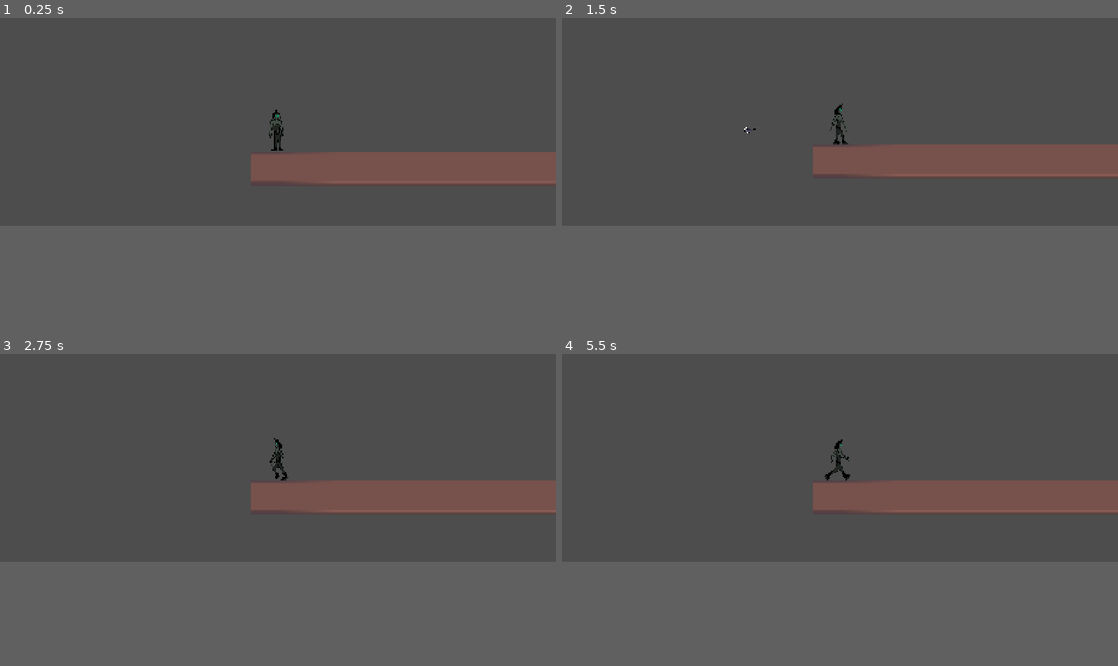
Above: before the commit, frames 1-4 (two rows, left to right).
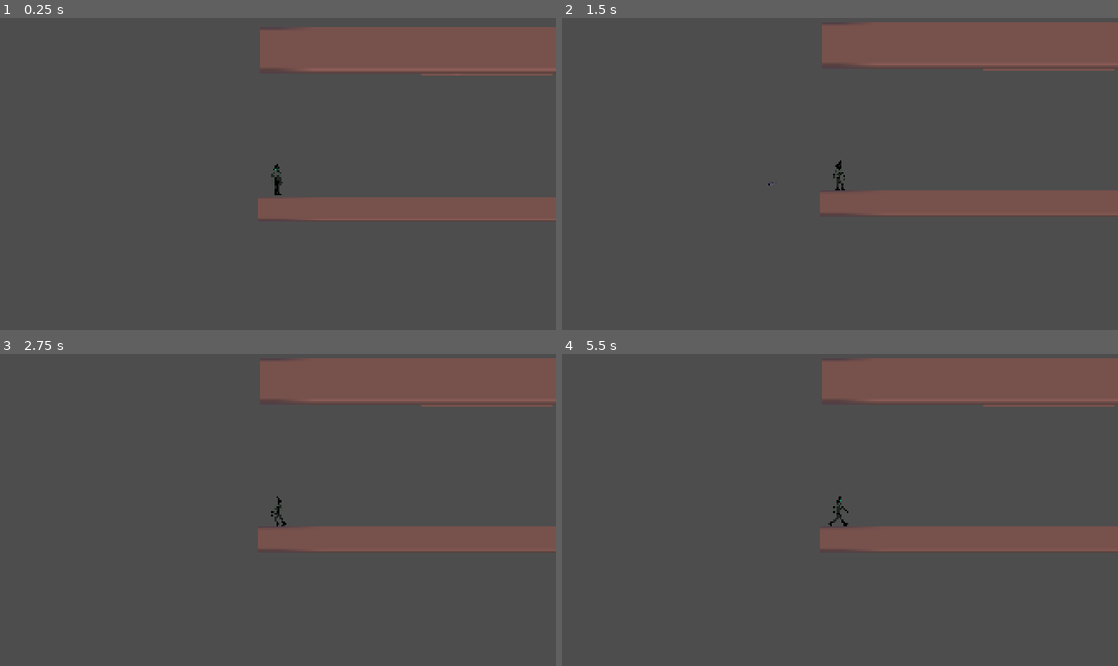
Above: after the commit, the same moments.

Repository: ParkHyun122/PlatformerGameJam2
Game: Godot game, scene res://test.tscn
The game is run twice, just before and just after one commit, with the same random seed, the same clock (stepped at 60 frames per second) and the same inputs.
Inputs (mouse positions are in pixels of both pictures, inside the frame that each line leads up to):
- Up to frame 1 (0.25 s): no input
- Up to frame 2 (1.5 s): move the mouse to (962, 111) at 0.52 s; hold S (crouch) 0.53-1.28 s; hold D (right) from 0.53 s (still down); tap W (jump) at 0.77 s; move the mouse to (728, 133) at 1.27 s; click (728, 133) at 1.35 s
- Up to frame 3 (2.75 s): tap W (jump) at 1.52 s; move the mouse to (333, 410) at 2.02 s; release D (right) at 2.03 s; hold A (left) from 2.03 s (still down); tap Space (zip) at 2.1 s
- Up to frame 4 (5.5 s): move the mouse to (812, 500) at 2.77 s; release A (left) at 2.78 s; hold D (right) 2.78-4.28 s; tap S (crouch) at 2.85 s; tap W (jump) at 3.02, 3.77, 4.52 s; move the mouse to (1006, 488) at 3.52 s; click (1006, 488) at 3.6 s; move the mouse to (673, 425) at 4.27 s; hold A (left) 4.28-5.03 s; tap Space (zip) at 4.35 s; move the mouse to (867, 456) at 5.02 s; hold D (right) from 5.03 s (still down); hold S (crouch) from 5.03 s (still down)
In our replay, the window is 800x300 before the commit and 800x450 after it. These sizes can differ from the game's own. Grey fills any space a smaller window leaves; there, only what the larger window draws over its background counts as a difference.

The runs differ from the first frame. In frame 1, 17% of the frame differs, in the area x 45-100%, y 2-65%; in frame 2, 18%; in frame 3, 18%; in frame 4, 18%, in the area x 45-100%, y 1-64%.
Error before the commit: Invalid call. Nonexistent function 'add_child' in base 'SceneTree'. (res://Scripts/Player/kunai.gd:25)

Commit message:
wall walk and ceiling climb done

Diff:
--- a/Scripts/Player/States/ceiling_hang.gd
+++ b/Scripts/Player/States/ceiling_hang.gd
@@ -47,6 +47,8 @@
 		transition("Idle")
 		return
 
+	player.start_cling_detach_lockout()
+
 	var move_dir := player.get_x_input()
 	player.movement_velocity.x = move_dir * drop_sway_speed
 	transition("Fall")
--- a/Scripts/Player/States/fall.gd
+++ b/Scripts/Player/States/fall.gd
@@ -48,6 +48,9 @@
 	)
 
 func _check_clingable_collision() -> bool:
+	if not player.can_attach_to_clingable():
+		return false
+
 	for i in player.get_slide_collision_count():
 		var collision := player.get_slide_collision(i)
 		var collider := collision.get_collider() as Node
--- a/Scripts/Player/States/jump.gd
+++ b/Scripts/Player/States/jump.gd
@@ -42,6 +42,9 @@
 	)
 
 func _check_clingable_collision() -> bool:
+	if not player.can_attach_to_clingable():
+		return false
+
 	for i in player.get_slide_collision_count():
 		var collision := player.get_slide_collision(i)
 		var collider := collision.get_collider() as Node
--- a/Scripts/Player/States/wallCling.gd
+++ b/Scripts/Player/States/wallCling.gd
@@ -41,24 +41,27 @@
 func _move_along_wall() -> void:
 	var input_x := player.get_x_input()
 
-	# Wall tangent: the vertical direction along the wall
 	var tangent := Vector2(-player.wall_surface_normal.y, player.wall_surface_normal.x)
 
-	# Make A/D map differently depending on which side the wall is on.
-	# If wall is on player's left, normal.x is positive.
-	# A should move up, D should move down.
-	var side_sign := signf(player.wall_surface_normal.x)
+	var side_sign := -signf(player.wall_surface_normal.x)
 
-	player.movement_velocity = tangent * input_x * side_sign * cling_move_speed
+	var along_wall := tangent * input_x * side_sign * cling_move_speed
+	var into_wall := -player.wall_surface_normal * 30.0
+
+	player.movement_velocity = along_wall + into_wall
 	player.knockback_velocity = Vector2.ZERO
 
 func _wall_jump() -> void:
+	player.start_cling_detach_lockout()
+
 	player.movement_velocity.x = player.wall_surface_normal.x * player.wall_jump_x_velocity
 	player.movement_velocity.y = player.jump_velocity
 	transition("Jump")
 
 func _deliberate_drop() -> void:
 	player.grace_period = 0.0
+	player.start_cling_detach_lockout()
+
 	var move_dir := player.get_x_input()
 	player.movement_velocity.x = move_dir * drop_sway_speed
 	transition("Fall")
--- a/Scripts/Player/kunai.gd
+++ b/Scripts/Player/kunai.gd
@@ -22,5 +22,6 @@
 
 
 func kunai_remove():
-	get_tree().add_child()
+	#this somehow crashes my game
+	#get_tree().add_child()
 	queue_free()
--- a/Scripts/Player/player.gd
+++ b/Scripts/Player/player.gd
@@ -21,7 +21,9 @@
 @export var zip_range := 300
 @export var wall_jump_x_velocity := 300.0
 @export var cling_check_distance := 24.0
+@export var cling_detach_lockout_max := 0.2
 
+var cling_detach_lockout := 0.0
 var grace_period := 0.0
 var movement_velocity := Vector2.ZERO
 var knockback_velocity := Vector2.ZERO
@@ -61,6 +63,9 @@
 func _physics_process(delta: float) -> void:
 	if Input.is_action_just_pressed("throw_kunai"):
 		throw_kunai()
+
+	if cling_detach_lockout > 0.0:
+		cling_detach_lockout -= delta
 
 	var face_dir = get_x_input()
 
@@ -125,3 +130,9 @@
 	zip_target_point = hit_point + normal * 6.0
 
 	return true
+
+func start_cling_detach_lockout() -> void:
+	cling_detach_lockout = cling_detach_lockout_max
+
+func can_attach_to_clingable() -> bool:
+	return cling_detach_lockout <= 0.0
--- a/project.godot
+++ b/project.godot
@@ -17,8 +17,8 @@
 
 [display]
 
-window/size/viewport_width=1440
-window/size/viewport_height=540
+window/size/viewport_width=1920
+window/size/viewport_height=1080
 window/size/window_width_override=1920
 window/size/window_height_override=1080
 window/stretch/mode="canvas_items"
